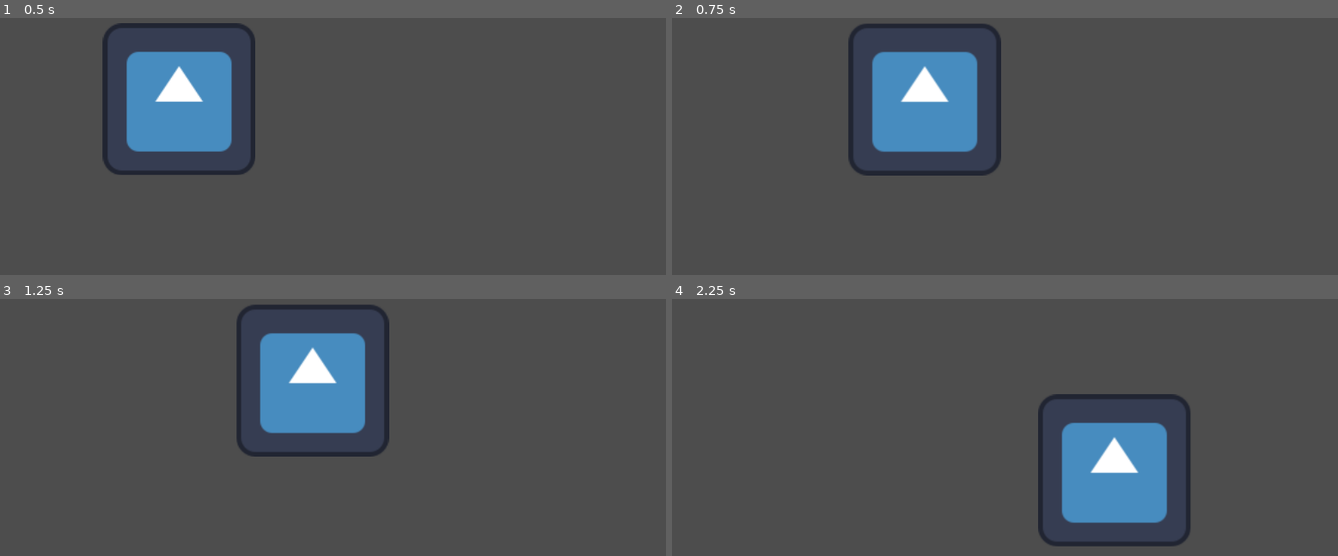
Above: before the commit, frames 1-4 (two rows, left to right).
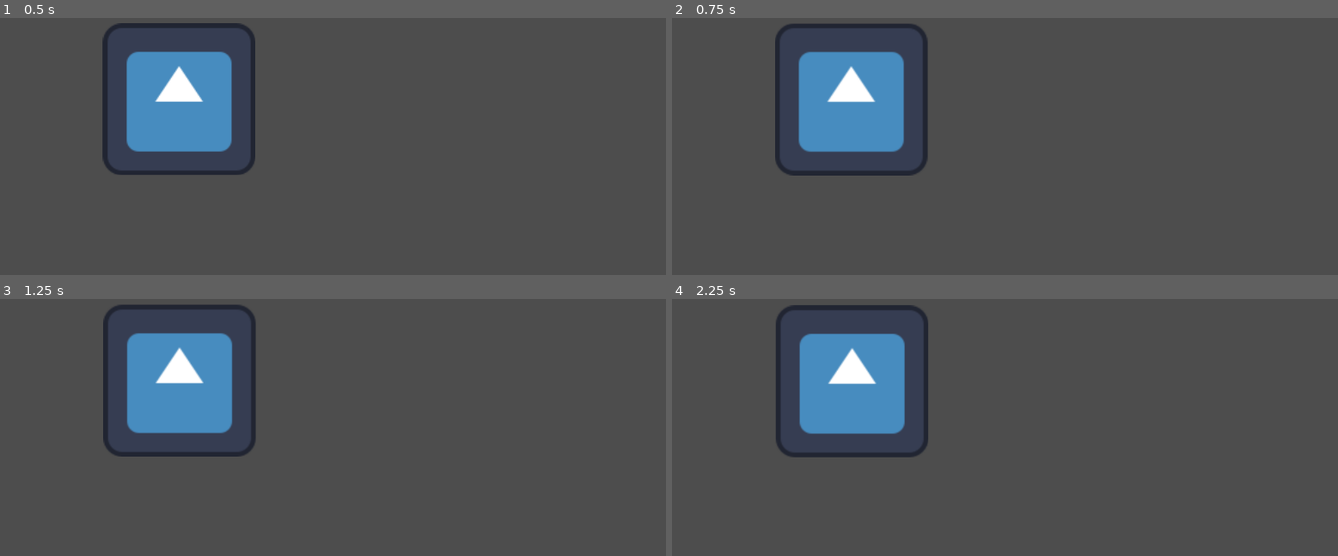
Above: after the commit, the same moments.

Repository: Mario-King-64/SunCreamer
Game: Godot game, scene res://Map/map.tscn
Two runs of this game, one before a commit and one after it. Both use one fixed random seed, a clock stepped at 60 frames per second and the inputs below. The engine's default icon, where the game draws it, is replaced by a stand-in: a white triangle on a blue panel in a dark square.
Inputs (mouse positions are in pixels of both pictures, inside the frame that each line leads up to):
- Up to frame 1 (0.5 s): no input
- Up to frame 2 (0.75 s): move the mouse to (1164, 154) at 0.52 s; hold Right (right) from 0.53 s (still down); click (1164, 154) at 0.6 s
- Up to frame 3 (1.25 s): keep holding Right (right)
- Up to frame 4 (2.25 s): move the mouse to (878, 473) at 1.27 s; release Right (right) at 1.28 s; hold Down (down) 1.28-2.03 s; click (878, 473) at 1.35 s; move the mouse to (1084, 368) at 2.02 s; hold Right (right) from 2.03 s (still down); click (1084, 368) at 2.1 s

Frame 1 is identical in both runs. In frame 2, 11% of the frame differs, in the area x 15-50%, y 2-62%; in frame 3, 15%; in frame 4, 16%, in the area x 15-78%, y 2-97%.

Commit message:
initialize new Godot project

Diff:
--- a/Map/map.gd
+++ b/Map/map.gd
@@ -26,14 +26,14 @@
 	if Input.is_action_pressed("left"):
 		$Logo.pos.x -= $Logo.speed * delta
 
-	if Input.is_action_pressed("right"):
-		$Logo.pos.x += $Logo.speed * delta
-
-	if Input.is_action_pressed("up"):
-		$Logo.pos.y -= $Logo.speed * delta
-
-	if Input.is_action_pressed("down"):
-		$Logo.pos.y += $Logo.speed * delta
-
-	if Input.is_action_just_pressed("Primary Action"):
-		$Logo.pos.x += 5000 * delta
+#	if Input.is_action_pressed("right"):
+#		$Logo.pos.x += $Logo.speed * delta
+#
+#	if Input.is_action_pressed("up"):
+#		$Logo.pos.y -= $Logo.speed * delta
+#
+#	if Input.is_action_pressed("down"):
+#		$Logo.pos.y += $Logo.speed * delta
+#
+#	if Input.is_action_just_pressed("Primary Action"):
+#		$Logo.pos.x += 5000 * delta
